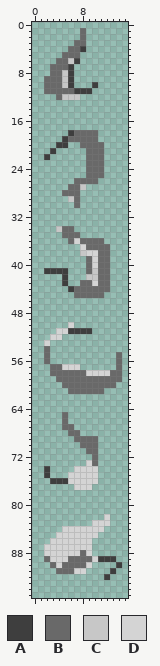
Two versions of one sprite sheet, Assets/02. Sprites/Game/Effect/DeathEffect_tojong.png. The first picture shows the starting point.
The file is 16x96 pixels.
Palette (. is transparent): A #3e3e3e  B #696969  C #c7c7c7  D #d4d4d4
And afterwards:
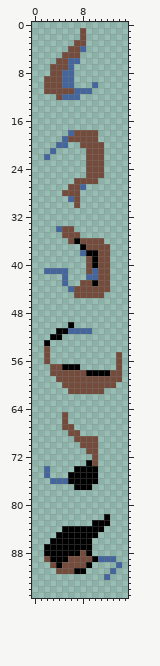
The edit:
Colour A changes from #3e3e3e to #43669e.
Colour B changes from #696969 to #754c3c.
Colour D changes from #d4d4d4 to #000000.
Colour C gives way to colour A in row 6 at x 6; in rows 8 to 10 at x 5; in row 12 at x 5 to 7; in row 27 at x 8; in row 29 at x 6; in row 34 at x 4.
Colour C gives way to colour A in row 38 at x 8; in row 41 at x 10; in row 42 at x 9 to 10.
Boxes around the changes in both pictures, in picture pixels (x1, y1, x2, y2):
changed: (44, 28, 98, 100)
changed: (44, 130, 122, 490)
changed: (44, 514, 122, 580)
